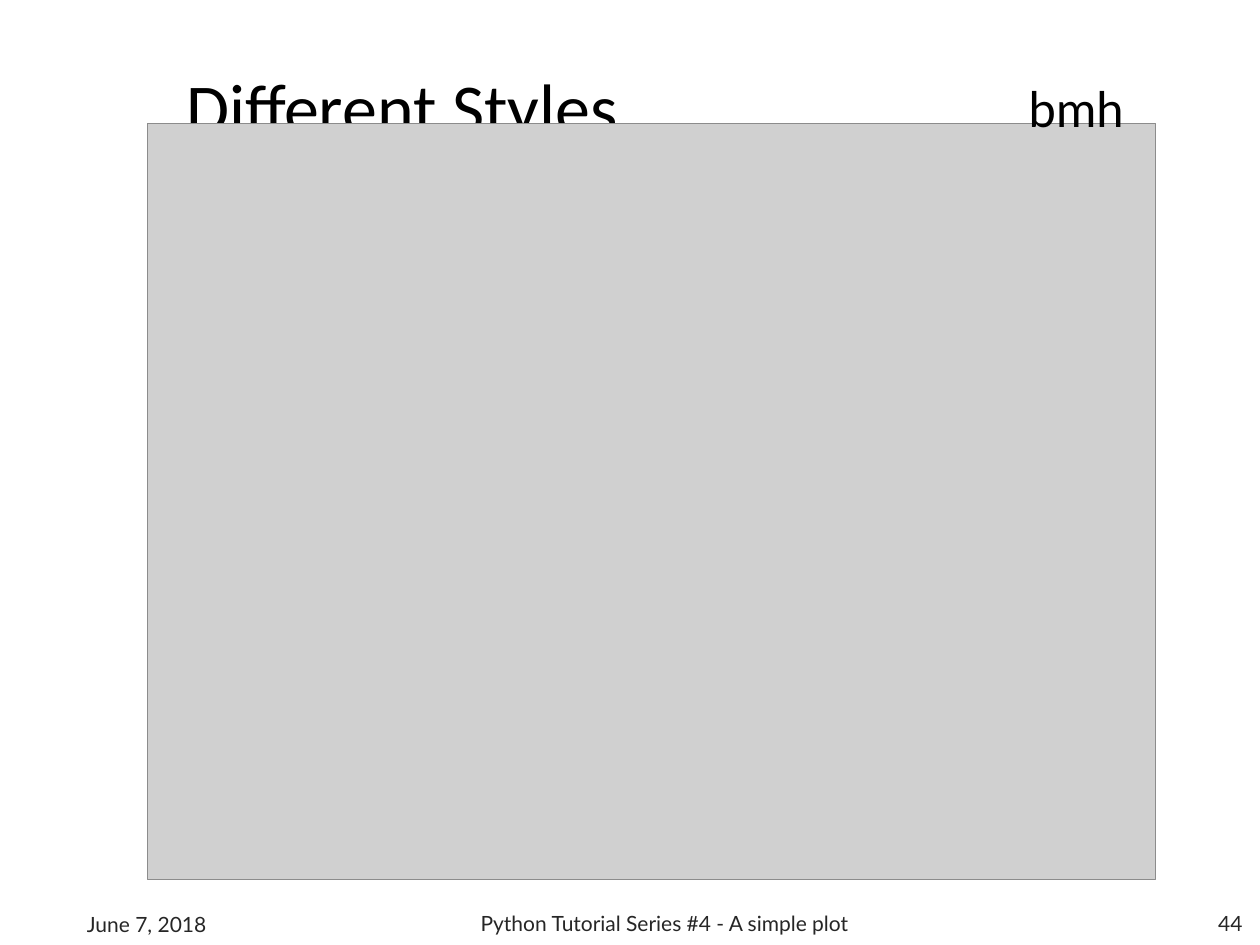
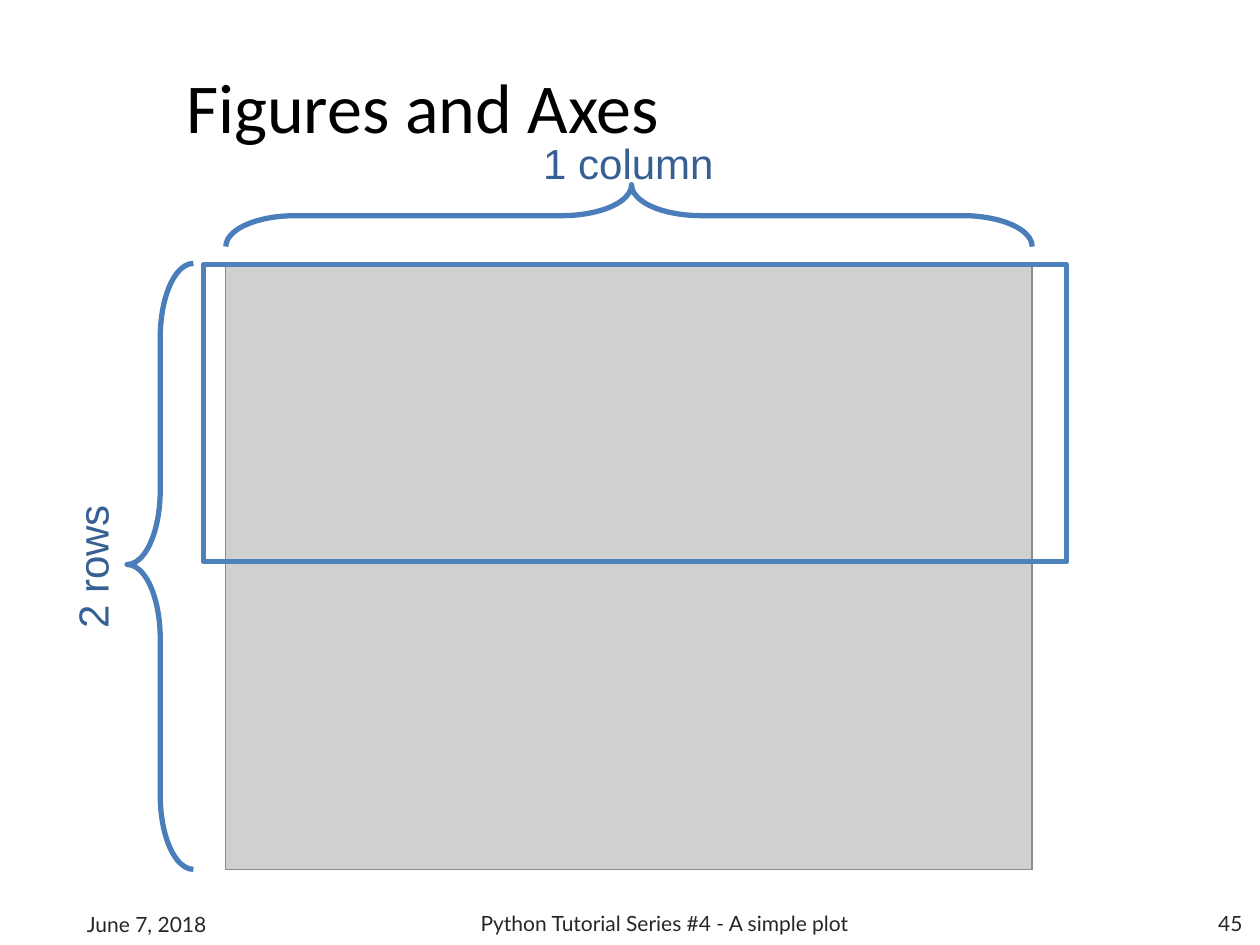
Before and after one commit to b1quint/Python-Tutorial-Series, a slide deck: slide 45 of Presentations/Python Tutorial Series 4 - A simple plot.pptx (slide 44 before the commit). Drawn at 1260x945 pixels with LibreOffice and Linux fonts; fonts in the diff are those of the drawing; grey boxes stand for pictures; background and template pictures are left out. Boxes give left, top, right and bottom in pixels: in the first picture for what was removed or moved away, otherwise in the second. Text is boxed around its words. In the diff, an @@ line names an element or a change of style, - is before the commit and + after.

```diff
--- a/Presentations/Python Tutorial Series 4 - A simple plot.pptx
+++ b/Presentations/Python Tutorial Series 4 - A simple plot.pptx
@@ title at [186,84,659,150]: text changed @@
-Different Styles
+Figures and Axes
@@ text removed at [1029,91,1124,137] @@
-bmh
@@ text added at [543,148,713,187], 24 pt, text #376092 @@
+1 column
@@ left brace added at [226,185,1033,246], outline #4B7EBC 3 pt @@
@@ left brace added at [127,263,194,869], outline #4B7EBC 3 pt @@
@@ rectangle added at [203,265,1066,562], outline #4F81BD 3 pt @@
@@ picture: place and size @@
-picture at [147,123,1155,879]
+picture at [226,265,1032,869]
@@ text added at [71,513,118,626], 24 pt, text #376092 @@
+2 rows
@@ page number at [1218,916,1242,931]: text changed @@
-44
+45
```
Also in this commit, not shown: 25 other slides changed, 8 slides added, 12 other files.
